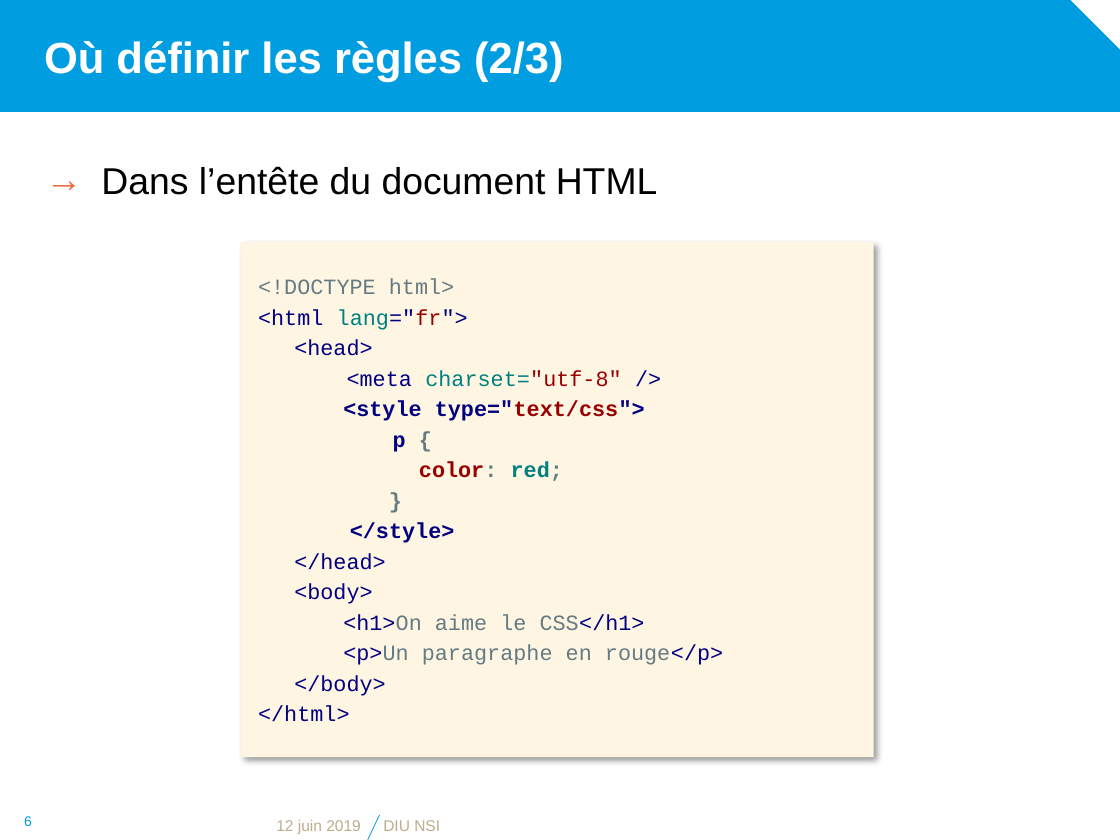
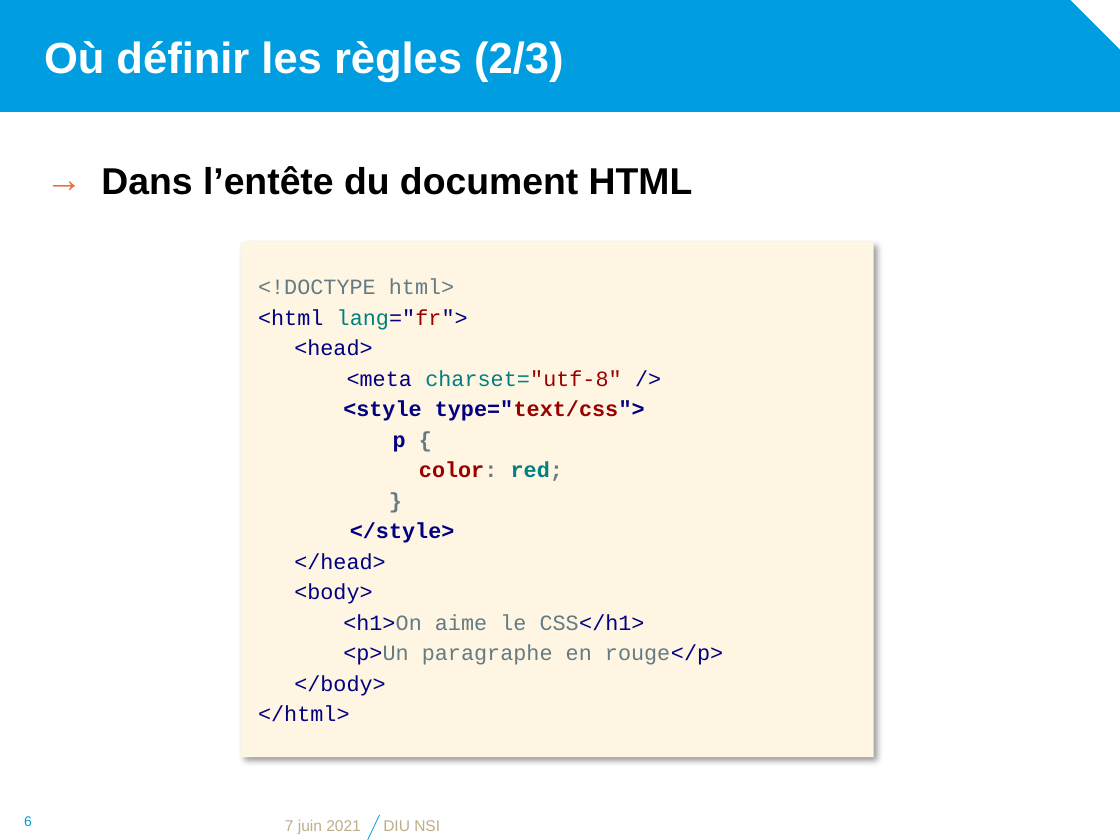
Before and after one commit to diu-uf-bordeaux/bloc1, a slide deck: slide 6 of web/3-CSS/css.pptx. Drawn at 1120x840 pixels with LibreOffice and Linux fonts; fonts in the diff are those of the drawing; background and template pictures are left out. Boxes give left, top, right and bottom in pixels: in the first picture for what was removed or moved away, otherwise in the second. Text is boxed around its words. In the diff, an @@ line names an element or a change of style, - is before the commit and + after.

```diff
--- a/web/3-CSS/css.pptx
+++ b/web/3-CSS/css.pptx
@@ text "Dans l’entête du document HTML" at (x1=101, y1=166, x2=693, y2=195): bold on @@
@@ text at (x1=285, y1=820, x2=361, y2=834): text changed @@
-12 juin 2019
+7 juin 2021
```
Also in this commit, not shown: 18 other slides changed, 12 other files.
